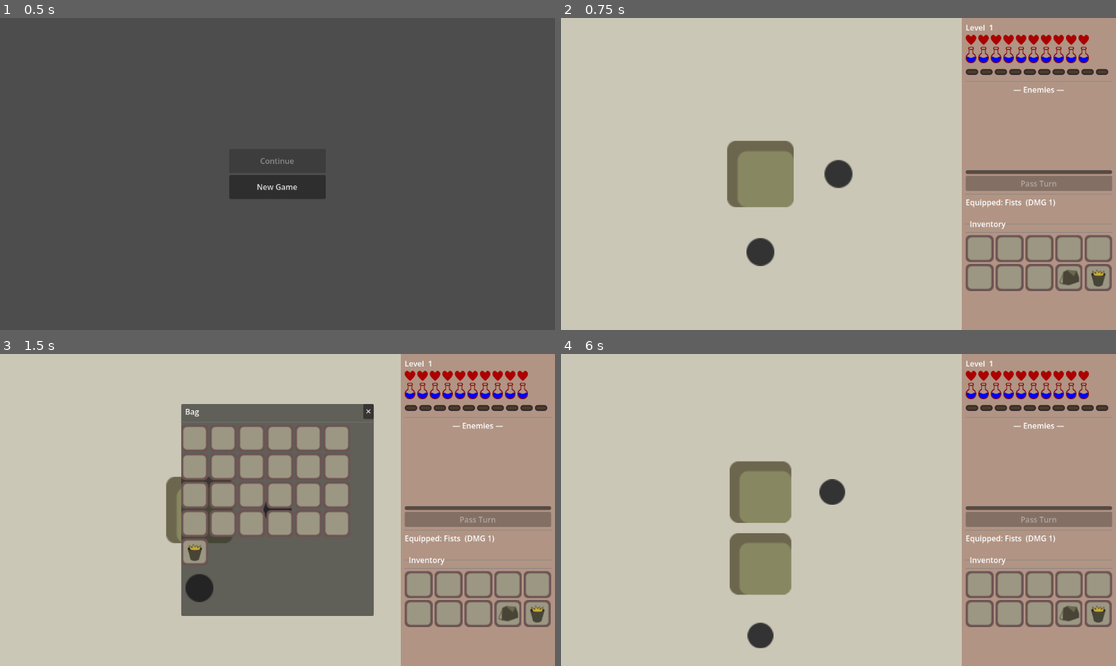
Above: before the commit, frames 1-4 (two rows, left to right).
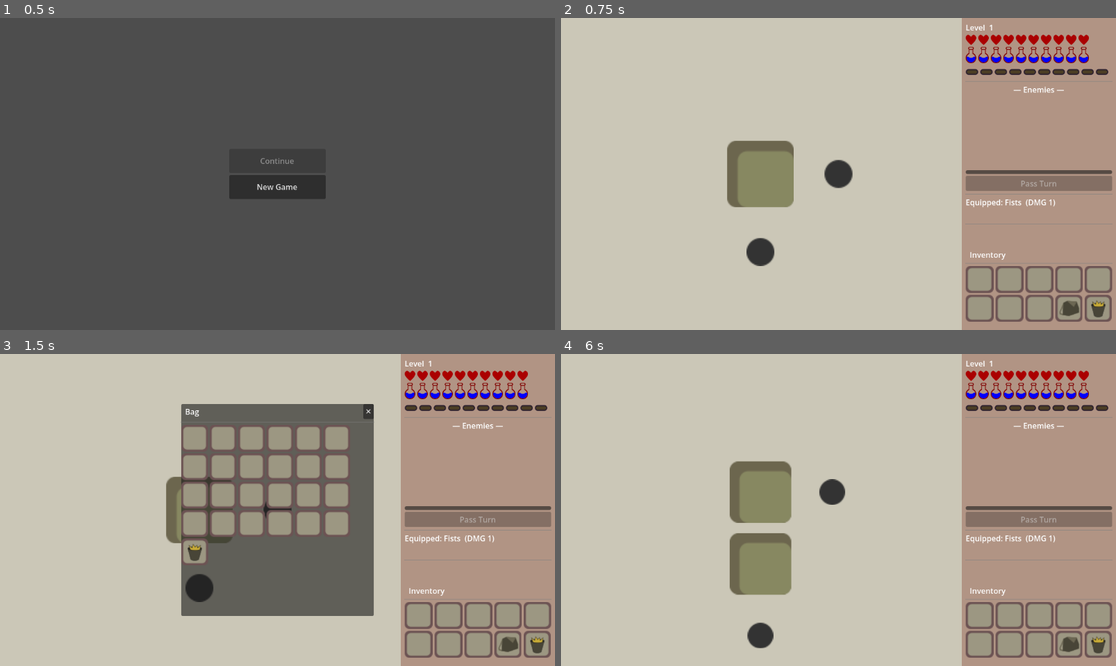
Above: after the commit, the same moments.

Repository: jiexdrop/run-reset
Game: Godot game, scene res://scenes/init.tscn
The game is run twice, just before and just after one commit, with the same random seed, the same clock (stepped at 60 frames per second) and the same inputs.
Inputs (mouse positions are in pixels of both pictures, inside the frame that each line leads up to; where the layout moved, square brackets give the same spot in the first picture):
- Up to frame 1 (0.5 s): no input
- Up to frame 2 (0.75 s): click "New Game" at 0.5 s
- Up to frame 3 (1.5 s): click (510, 644) [510, 612] at 1.25 s
- Up to frame 4 (6 s): click "✕" at 2 s; click (1071, 644) [1071, 612] at 2.75 s; click "✕" at 3.5 s; click (1071, 644) [1071, 612] at 4.25 s; click "✕" at 5 s; tap Enter at 5.75 s; drag from (760, 588) to (838, 510) at 5.77 s

Frame 1 is identical in both runs. In frame 2, 3.0% of the frame differs, in the area x 72-100%, y 65-98%; in frame 3, 3.0%; in frame 4, 3.0%.

Commit message:
corrected the inventory going up and down

Diff:
--- a/scenes/combat_ui.gd
+++ b/scenes/combat_ui.gd
@@ -25,20 +25,20 @@
 	"Explode": true,
 }
 
-@onready var level_label:      Label           = $MarginContainer/VBox/StatsSection/LevelLabel
-@onready var hearts_grid:      GridContainer   = $MarginContainer/VBox/StatsSection/HeartsGrid
-@onready var energy_grid:      GridContainer   = $MarginContainer/VBox/StatsSection/EnergyGrid
-@onready var exp_row:          HBoxContainer   = $MarginContainer/VBox/StatsSection/ExpRow
-@onready var mob_scroll:       ScrollContainer = $MarginContainer/VBox/CombatSection/MobCarousel/MobScroll
-@onready var mob_row:          HBoxContainer   = $MarginContainer/VBox/CombatSection/MobCarousel/MobScroll/MobRow
-@onready var attack_bar:       HFlowContainer  = $MarginContainer/VBox/AttackBar
-@onready var combat_section:   Control         = $MarginContainer/VBox/CombatSection
-@onready var log_label:        Label           = $MarginContainer/VBox/LogLabel
-@onready var inv_ui:           Control         = $MarginContainer/VBox/InventoryUI
-@onready var effect_badge:     Control         = $MarginContainer/VBox/StatsSection/EffectBadge
-@onready var effect_icon:      TextureRect     = $MarginContainer/VBox/StatsSection/EffectBadge/Icon
-@onready var effect_label:     Label           = $MarginContainer/VBox/StatsSection/EffectBadge/Label
-@onready var pass_turn_button: Button          = $MarginContainer/VBox/CombatSection/PassTurnButton
+@onready var level_label:      Label           = $MarginContainer/ContentArea/VBox/StatsSection/LevelLabel
+@onready var hearts_grid:      GridContainer   = $MarginContainer/ContentArea/VBox/StatsSection/HeartsGrid
+@onready var energy_grid:      GridContainer   = $MarginContainer/ContentArea/VBox/StatsSection/EnergyGrid
+@onready var exp_row:          HBoxContainer   = $MarginContainer/ContentArea/VBox/StatsSection/ExpRow
+@onready var mob_scroll:       ScrollContainer = $MarginContainer/ContentArea/VBox/CombatSection/MobCarousel/MobScroll
+@onready var mob_row:          HBoxContainer   = $MarginContainer/ContentArea/VBox/CombatSection/MobCarousel/MobScroll/MobRow
+@onready var attack_bar:       HFlowContainer  = $MarginContainer/ContentArea/VBox/AttackBar
+@onready var combat_section:   Control         = $MarginContainer/ContentArea/VBox/CombatSection
+@onready var log_label:        Label           = $MarginContainer/ContentArea/VBox/LogLabel
+@onready var inv_ui:           Control         = $MarginContainer/ContentArea/InventoryUI
+@onready var effect_badge:     Control         = $MarginContainer/ContentArea/VBox/StatsSection/EffectBadge
+@onready var effect_icon:      TextureRect     = $MarginContainer/ContentArea/VBox/StatsSection/EffectBadge/Icon
+@onready var effect_label:     Label           = $MarginContainer/ContentArea/VBox/StatsSection/EffectBadge/Label
+@onready var pass_turn_button: Button          = $MarginContainer/ContentArea/VBox/CombatSection/PassTurnButton
 
 var _active_mob_ids: Array = []
 var _player_stunned: bool  = false
--- a/scenes/combat_ui.tscn
+++ b/scenes/combat_ui.tscn
@@ -34,100 +34,113 @@
 theme_override_constants/margin_right = 8
 theme_override_constants/margin_bottom = 8
 
-[node name="VBox" type="VBoxContainer" parent="MarginContainer" unique_id=200000002]
+[node name="ContentArea" type="Control" parent="MarginContainer" unique_id=200000040]
 layout_mode = 2
-size_flags_horizontal = 3
-size_flags_vertical = 3
 
-[node name="StatsSection" type="VBoxContainer" parent="MarginContainer/VBox" unique_id=200000003]
+[node name="VBox" type="VBoxContainer" parent="MarginContainer/ContentArea" unique_id=200000002]
+layout_mode = 1
+anchors_preset = 15
+anchor_right = 1.0
+anchor_bottom = 1.0
+offset_bottom = -160.0
+grow_horizontal = 2
+grow_vertical = 2
+
+[node name="StatsSection" type="VBoxContainer" parent="MarginContainer/ContentArea/VBox" unique_id=200000003]
 layout_mode = 2
 size_flags_vertical = 0
 
-[node name="LevelLabel" type="Label" parent="MarginContainer/VBox/StatsSection" unique_id=200000004]
+[node name="LevelLabel" type="Label" parent="MarginContainer/ContentArea/VBox/StatsSection" unique_id=200000004]
 layout_mode = 2
 text = "Level 1"
 
-[node name="HeartsGrid" type="GridContainer" parent="MarginContainer/VBox/StatsSection" unique_id=1283081124]
+[node name="HeartsGrid" type="GridContainer" parent="MarginContainer/ContentArea/VBox/StatsSection" unique_id=1283081124]
 layout_mode = 2
 columns = 12
 
-[node name="EffectBadge" type="HBoxContainer" parent="MarginContainer/VBox/StatsSection" unique_id=200000030]
+[node name="EffectBadge" type="HBoxContainer" parent="MarginContainer/ContentArea/VBox/StatsSection" unique_id=200000030]
 visible = false
 layout_mode = 2
 theme_override_constants/separation = 4
 
-[node name="Icon" type="TextureRect" parent="MarginContainer/VBox/StatsSection/EffectBadge" unique_id=200000031]
+[node name="Icon" type="TextureRect" parent="MarginContainer/ContentArea/VBox/StatsSection/EffectBadge" unique_id=200000031]
 custom_minimum_size = Vector2(16, 16)
 layout_mode = 2
 texture = ExtResource("2_34x8n")
 stretch_mode = 5
 
-[node name="Label" type="Label" parent="MarginContainer/VBox/StatsSection/EffectBadge" unique_id=200000032]
+[node name="Label" type="Label" parent="MarginContainer/ContentArea/VBox/StatsSection/EffectBadge" unique_id=200000032]
 layout_mode = 2
 text = "PSN"
 
-[node name="EnergyGrid" type="GridContainer" parent="MarginContainer/VBox/StatsSection" unique_id=1040683733]
+[node name="EnergyGrid" type="GridContainer" parent="MarginContainer/ContentArea/VBox/StatsSection" unique_id=1040683733]
 layout_mode = 2
 columns = 12
 
-[node name="ExpRow" type="HBoxContainer" parent="MarginContainer/VBox/StatsSection" unique_id=200000007]
+[node name="ExpRow" type="HBoxContainer" parent="MarginContainer/ContentArea/VBox/StatsSection" unique_id=200000007]
 layout_mode = 2
 
-[node name="Separator" type="HSeparator" parent="MarginContainer/VBox" unique_id=200000008]
+[node name="Separator" type="HSeparator" parent="MarginContainer/ContentArea/VBox" unique_id=200000008]
 layout_mode = 2
 size_flags_vertical = 0
 
-[node name="CombatSection" type="VBoxContainer" parent="MarginContainer/VBox" unique_id=200000009]
+[node name="CombatSection" type="VBoxContainer" parent="MarginContainer/ContentArea/VBox" unique_id=200000009]
 layout_mode = 2
 size_flags_vertical = 0
 
-[node name="CombatLabel" type="Label" parent="MarginContainer/VBox/CombatSection" unique_id=200000010]
+[node name="CombatLabel" type="Label" parent="MarginContainer/ContentArea/VBox/CombatSection" unique_id=200000010]
 layout_mode = 2
 size_flags_vertical = 0
 text = "— Enemies —"
 horizontal_alignment = 1
 
-[node name="MobCarousel" type="HBoxContainer" parent="MarginContainer/VBox/CombatSection" unique_id=200000020]
+[node name="MobCarousel" type="HBoxContainer" parent="MarginContainer/ContentArea/VBox/CombatSection" unique_id=200000020]
 layout_mode = 2
 size_flags_horizontal = 3
 size_flags_vertical = 0
 alignment = 1
 
-[node name="MobScroll" type="ScrollContainer" parent="MarginContainer/VBox/CombatSection/MobCarousel" unique_id=480148299]
+[node name="MobScroll" type="ScrollContainer" parent="MarginContainer/ContentArea/VBox/CombatSection/MobCarousel" unique_id=480148299]
 custom_minimum_size = Vector2(0, 160)
 layout_mode = 2
 size_flags_horizontal = 3
 size_flags_vertical = 0
 horizontal_scroll_mode = 2
 
-[node name="MobRow" type="HBoxContainer" parent="MarginContainer/VBox/CombatSection/MobCarousel/MobScroll" unique_id=200000011]
+[node name="MobRow" type="HBoxContainer" parent="MarginContainer/ContentArea/VBox/CombatSection/MobCarousel/MobScroll" unique_id=200000011]
 layout_mode = 2
 alignment = 1
 
-[node name="PassTurnButton" type="Button" parent="MarginContainer/VBox/CombatSection" unique_id=200000016]
+[node name="PassTurnButton" type="Button" parent="MarginContainer/ContentArea/VBox/CombatSection" unique_id=200000016]
 layout_mode = 2
 size_flags_vertical = 0
 text = "Pass Turn"
 
-[node name="Separator2" type="HSeparator" parent="MarginContainer/VBox" unique_id=200000012]
+[node name="Separator2" type="HSeparator" parent="MarginContainer/ContentArea/VBox" unique_id=200000012]
 layout_mode = 2
 size_flags_vertical = 0
 
-[node name="AttackBar" type="HFlowContainer" parent="MarginContainer/VBox" unique_id=200000013]
+[node name="AttackBar" type="HFlowContainer" parent="MarginContainer/ContentArea/VBox" unique_id=200000013]
 layout_mode = 2
 size_flags_vertical = 0
 
-[node name="LogLabel" type="Label" parent="MarginContainer/VBox" unique_id=200000014]
+[node name="LogLabel" type="Label" parent="MarginContainer/ContentArea/VBox" unique_id=200000014]
 layout_mode = 2
 size_flags_vertical = 0
 autowrap_mode = 3
 
-[node name="Separator3" type="HSeparator" parent="MarginContainer/VBox" unique_id=200000015]
+[node name="Separator3" type="HSeparator" parent="MarginContainer/ContentArea/VBox" unique_id=200000015]
 layout_mode = 2
 size_flags_vertical = 0
 
-[node name="InventoryUI" parent="MarginContainer/VBox" unique_id=1195445285 instance=ExtResource("2_invui")]
-layout_mode = 2
-size_flags_vertical = 0
+[node name="InventoryUI" parent="MarginContainer/ContentArea" unique_id=1195445285 instance=ExtResource("2_invui")]
+layout_mode = 1
+anchors_preset = 12
+anchor_top = 1.0
+anchor_right = 1.0
+anchor_bottom = 1.0
+offset_top = -160.0
+grow_horizontal = 2
+grow_vertical = 0
 
-[connection signal="pressed" from="MarginContainer/VBox/CombatSection/PassTurnButton" to="." method="_on_pass_turn_pressed"]
+[connection signal="pressed" from="MarginContainer/ContentArea/VBox/CombatSection/PassTurnButton" to="." method="_on_pass_turn_pressed"]
